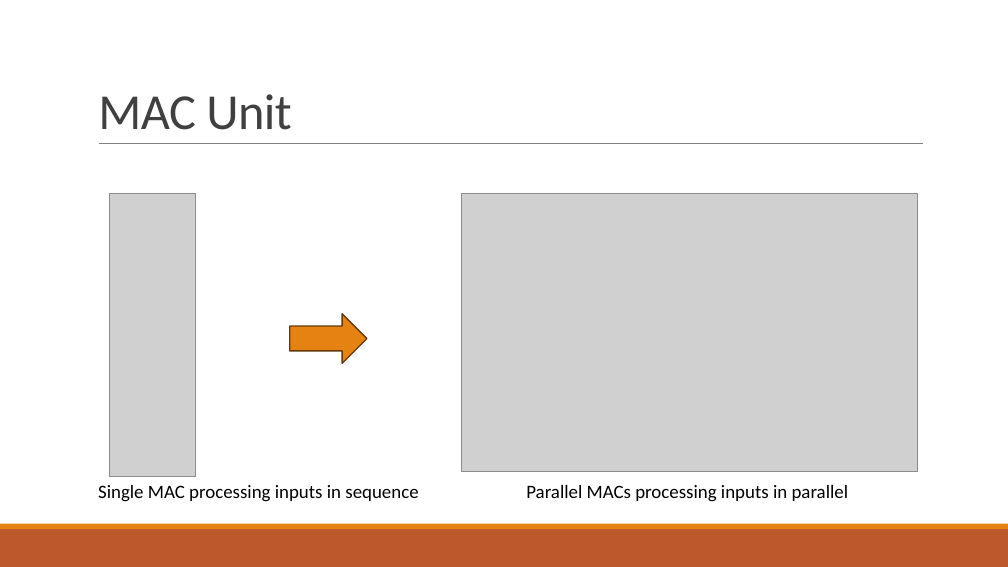
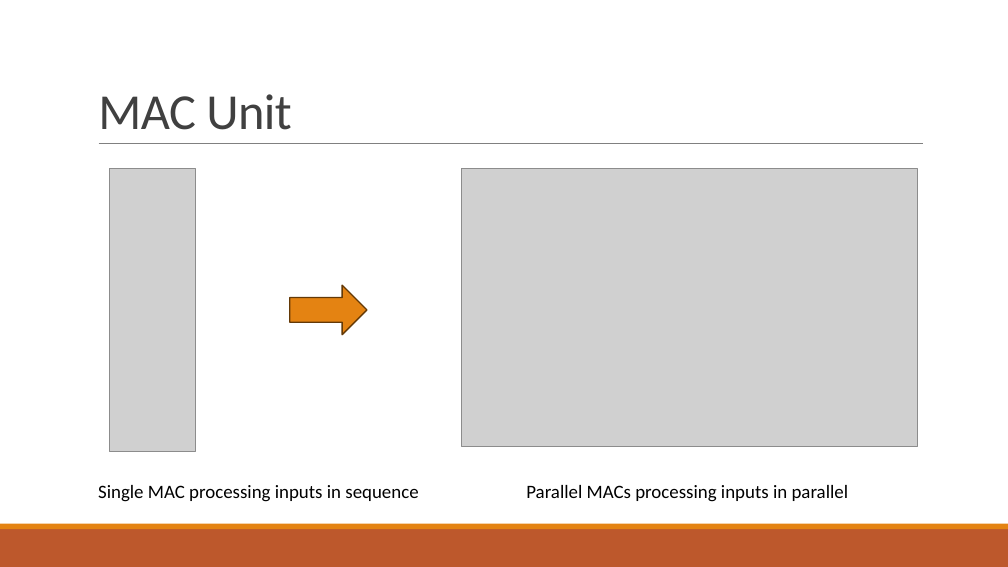
Before and after one commit to AlessandroVaraldi/LSTM_ACCELERATOR, a slide deck: slide 6 of slides/slides.pptx. Drawn at 1008x567 pixels with LibreOffice and Linux fonts; fonts in the diff are those of the drawing; grey boxes stand for pictures. Boxes give left, top, right and bottom in pixels: in the first picture for what was removed or moved away, otherwise in the second. Text is boxed around its words. In the diff, an @@ line names an element or a change of style, - is before the commit and + after.

```diff
--- a/slides/slides.pptx
+++ b/slides/slides.pptx
@@ picture: place and size @@
-picture at bbox=[109, 194, 195, 476]
+picture at bbox=[109, 169, 195, 451]
@@ picture: place and size @@
-picture at bbox=[462, 194, 918, 471]
+picture at bbox=[462, 169, 918, 446]
@@ right arrow: place and size @@
-right arrow at bbox=[290, 314, 367, 364]
+right arrow at bbox=[290, 285, 367, 335]
```
Also in this commit, not shown: 5 other slides changed, 1 slide added, 1 slide removed, 1 other file.
